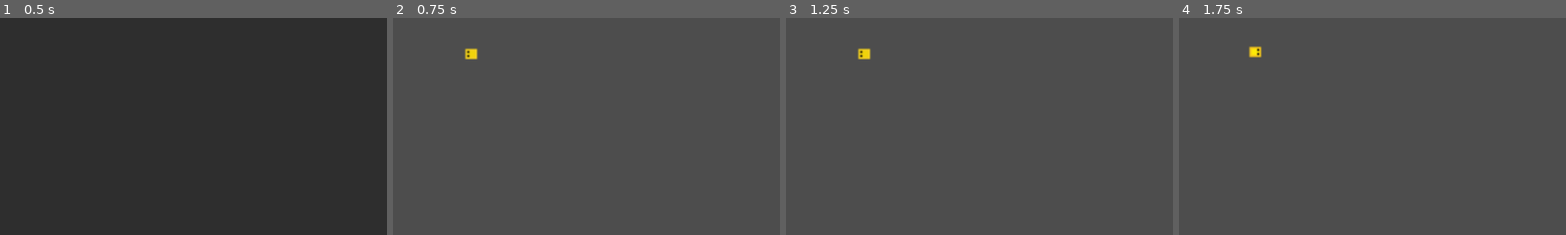
Above: before the commit, frames 1-4 (left to right).
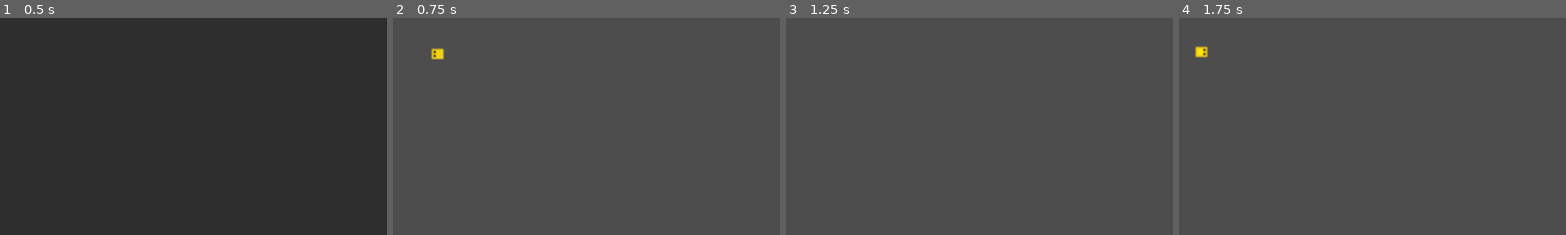
Above: after the commit, the same moments.

Repository: terenceithaque/Snake_Godot
Game: Godot game, scene res://title_screen.tscn
Same seed, same stepped clock (60 frames per second), same inputs: the game is played once before the commit and once after it. Sound files missing from this copy of the repository are replaced by a short silence.
Inputs (mouse positions are % of the whole screen's width and height, from its top left):
- Up to frame 1 (0.5 s): no input
- Up to frame 2 (0.75 s): click "Jouer" at 0.5 s
- Up to frame 3 (1.25 s): no input
- Up to frame 4 (1.75 s): tap Enter at 1.25 s; move the mouse to (72, 45) at 1.27 s; hold Right (move_right) from 1.28 s (still down)
The pictures show only the part of the screen within x 0-50%, y 20-70%; the shares and areas given below are measured in that part.

Frame 1 is identical in both runs. In frame 2, 0.4% of the frame differs, in the area x 9-22%, y 13-20%; in frame 3, 0.2%; in frame 4, 0.4%.

Commit message:
Déplacements de la tête du serpent

Diff:
--- a/snake.gd
+++ b/snake.gd
@@ -66,10 +66,12 @@
 	Vector2(1, 0),
 	Vector2(3, 0),
 	Vector2(4, 0),
-	Vector2(5, 0)
 ]
 
 var grille = generer_grille(11, 11)
+
+var body_sprites = generer_corps(4)
+
 
 func _ready():
 	# Récupérer le noeud BodyContainer
@@ -80,23 +82,52 @@
 
 func move_left():
 	"""Déplace le serpent vers la gauche."""
-	pass
+
+	# Déplacer la tête
+	head_sprite.move_local_x(-5)
 
 
 func move_right():
 	"""Déplace le serpent vers la droite."""
-	pass
+
+	# Déplacer la tête
+	head_sprite.move_local_x(5)
 
 
 func move_up():
 	"""Déplace le serpent vers le haut."""
-	pass
+
+	# Déplacer la tête
+	head_sprite.move_local_y(-5)
 
 
 func move_down():
 	"""Déplace le serpent vers le bas."""
-	pass
 
+	# Déplacer la tête
+	head_sprite.move_local_y(5)
+
+
+
+func deplacer_serpent():
+	"""Déplace le serpent dans la direction actuelle."""
+
+	# Déplacements vers la gauche
+	if direction == Vector2i.LEFT:
+		move_left()
+
+	# Déplacements vers la droite:
+	elif direction == Vector2i.RIGHT:
+		move_right()
+
+	# Déplacements vers le haut
+	elif direction == Vector2i.UP:
+		move_up()
+
+
+	# Déplacements vers le bas
+	elif direction == Vector2i.DOWN:
+		move_down()
 
 
 func update_head_sprite():
@@ -141,25 +172,24 @@
 			print("Déplacement vers le bas")
 			direction = Vector2i.DOWN
 			update_head_sprite()
-			move_down() # Déplacer le serpent vers le bas
+
 
 		elif Input.is_action_pressed("move_up"):
 			print("Déplacement vers le haut")
 			direction = Vector2i.UP
 			update_head_sprite()
-			move_up() # Déplacer le serpent vers le haut
+
 
 		elif Input.is_action_pressed("move_left"):
 			print("Déplacement vers la gauche")
 			direction = Vector2i.LEFT
 			update_head_sprite()
-			move_left() # Déplacer le serpent vers la gauche
 
 		elif Input.is_action_pressed("move_right"):
 			print("Déplacement vers la droite")
 			direction = Vector2i.RIGHT
 			update_head_sprite()
-			move_right() # Déplacer le serpent vers la droite
 
+		deplacer_serpent() # Déplacer le serpent
 	else:
 		print(get_local_mouse_position())
